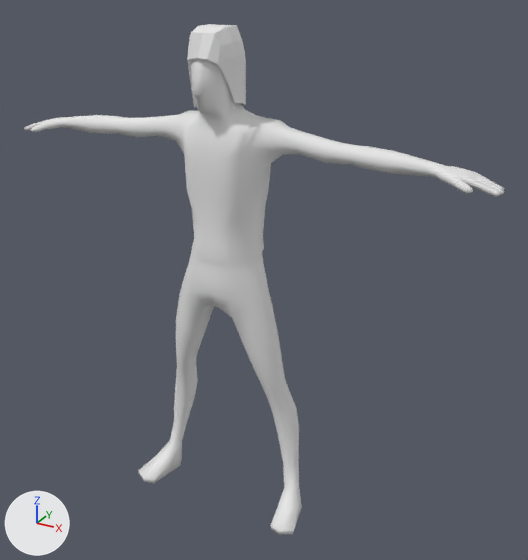
Before and after pictures for a commit that changed the FBX model RightTime/Assets/Models/Character_002.fbx.
The view is the same before and after, from a 50 mm lens placed at (1.303, -2.052, 1.998), pointed at (0.127, 0.085, 0.929). The lights are fixed; the arrows at lower left show +X, +Y and +Z.

In view in the first picture: 'character_002'.
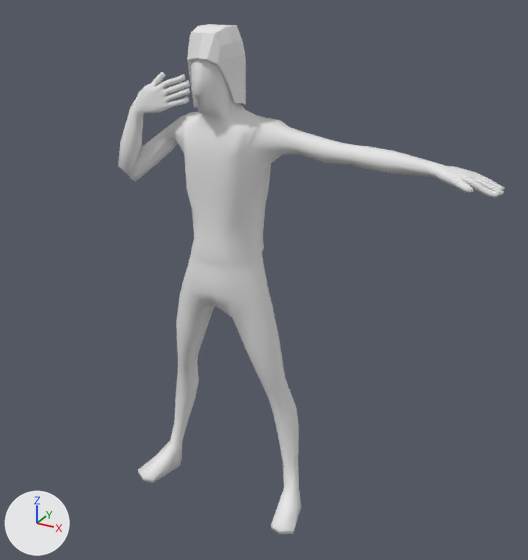
The newer file adds an action. The first version stands in its rest pose; the second is drawn at frame 1 of the action 'sama_rig|press_gun'.

Changed parts and their boxes (x1, y1, x2, y2) in the pictures (528 x 560 px):
```json
{"object": "character_002", "change": "posed", "before": [24, 24, 504, 534], "after": [118, 24, 504, 534], "on screen": "20% narrower"}
{"bone": "DEF_Index_01_L", "before": "(470, 184) to (478, 187)", "after": "(470, 184) to (478, 188)"}
{"bone": "DEF_Index_03_L", "before": "(489, 191) to (495, 195)", "after": "(489, 193) to (495, 196)"}
{"bone": "DEF_UpArm_R", "before": "(177, 129) to (120, 128)", "after": "(177, 129) to (128, 174)"}
{"bone": "DEF_ForArm_R", "before": "(120, 128) to (68, 126)", "after": "(128, 174) to (142, 106)"}
{"bone": "DEF_Hand_R", "before": "(68, 126) to (49, 124)", "after": "(142, 106) to (165, 96)"}
{"bone": "DEF_Index_01_R", "before": "(40, 126) to (36, 126)", "after": "(163, 85) to (169, 82)"}
{"bone": "DEF_Index_03_R", "before": "(30, 127) to (27, 130)", "after": "(178, 79) to (184, 76)"}
```

Scene script edits in JSON lines:
```json
{"block": "bone_def_index_01_l", "where": "bone_def_index_01_l = bpy.data.objects['sama_rig'].pose.bones['DEF_Index_01_L']  # child of 'DEF_Hand_L'"}
{"op": "set", "path": "bone_def_index_01_l.rotation_quaternion", "old": "(1.0, 0.0, 0.0, 0.0)", "new": "(0.996, -0.087, 0.005, -0.016)", "note": "degrees (0, 0, 0) -> degrees (-10, 0, -2)"}
{"block": "bone_def_index_03_l", "where": "bone_def_index_03_l = bpy.data.objects['sama_rig'].pose.bones['DEF_Index_03_L']  # child of 'DEF_Index_02_L'"}
{"op": "set", "path": "bone_def_index_03_l.rotation_quaternion", "old": "(1.0, 0.0, 0.0, 0.0)", "new": "(0.98, 0.132, -0.001, -0.15)", "note": "degrees (0, 0, 0) -> degrees (15, 2, -17)"}
{"block": "bone_def_uparm_r", "where": "bone_def_uparm_r = bpy.data.objects['sama_rig'].pose.bones['DEF_UpArm_R']  # child of 'DEF_Shoulder_R'"}
{"op": "set", "path": "bone_def_uparm_r.rotation_quaternion", "old": "(1.0, 0.0, 0.0, 0.0)", "new": "(0.588, -0.341, 0.719, -0.144)", "note": "degrees (0, 0, 0) -> degrees (-114, 48, -97)"}
{"block": "bone_def_forarm_r", "where": "bone_def_forarm_r = bpy.data.objects['sama_rig'].pose.bones['DEF_ForArm_R']  # child of 'DEF_UpArm_R'"}
{"op": "set", "path": "bone_def_forarm_r.rotation_quaternion", "old": "(1.0, 0.0, 0.0, 0.0)", "new": "(-0.195, 0.923, -0.184, -0.275)", "note": "degrees (0, 0, 0) -> degrees (-162, 35, -17)"}
{"block": "bone_def_hand_r", "where": "bone_def_hand_r = bpy.data.objects['sama_rig'].pose.bones['DEF_Hand_R']  # child of 'DEF_ForArm_R'"}
{"op": "set", "path": "bone_def_hand_r.rotation_quaternion", "old": "(1.0, 0.0, 0.0, 0.0)", "new": "(0.867, -0.123, 0.246, -0.415)", "note": "degrees (0, 0, 0) -> degrees (-26, 19, -56)"}
{"block": "bone_def_index_01_r", "where": "bone_def_index_01_r = bpy.data.objects['sama_rig'].pose.bones['DEF_Index_01_R']  # child of 'DEF_Hand_R'"}
{"op": "set", "path": "bone_def_index_01_r.rotation_quaternion", "old": "(1.0, 0.0, 0.0, 0.0)", "new": "(0.996, -0.087, -0.005, 0.016)", "note": "degrees (0, 0, 0) -> degrees (-10, 0, 2)"}
{"block": "bone_def_index_03_r", "where": "bone_def_index_03_r = bpy.data.objects['sama_rig'].pose.bones['DEF_Index_03_R']  # child of 'DEF_Index_02_R'"}
{"op": "set", "path": "bone_def_index_03_r.rotation_quaternion", "old": "(1.0, 0.0, 0.0, 0.0)", "new": "(0.98, 0.132, 0.001, 0.15)", "note": "degrees (0, 0, 0) -> degrees (15, -2, 17)"}
```
